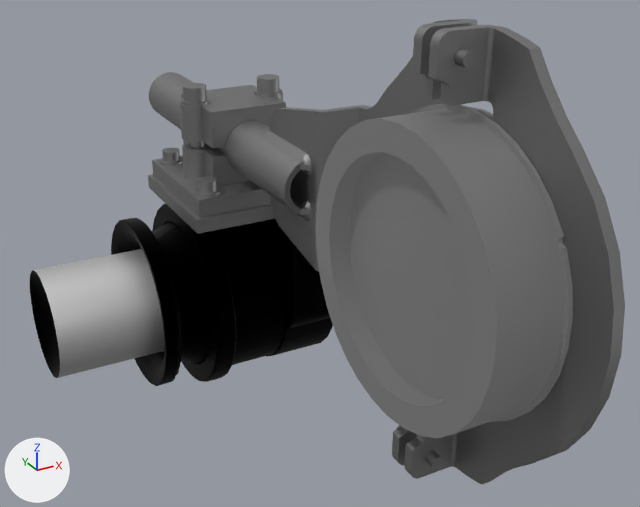
Renders of the COLLADA model kuka_iontec_support/meshes/kr50_r2100/visual/link_6.dae from each side of a commit.
One viewpoint serves both versions: a camera (50 mm lens) standing at (1.18, -0.259, 1.663) and looking at (1.375, 0.094, 1.486). Arrows for +X, +Y and +Z are at lower left; the lights stay in place. The first picture is the older version. Where no turn or scale is listed for an object, it has been applied to the vertices.

Objects in the first picture: 'link_6', 'link_6_es', 'link_6_es.251', 'link_6_rod'.
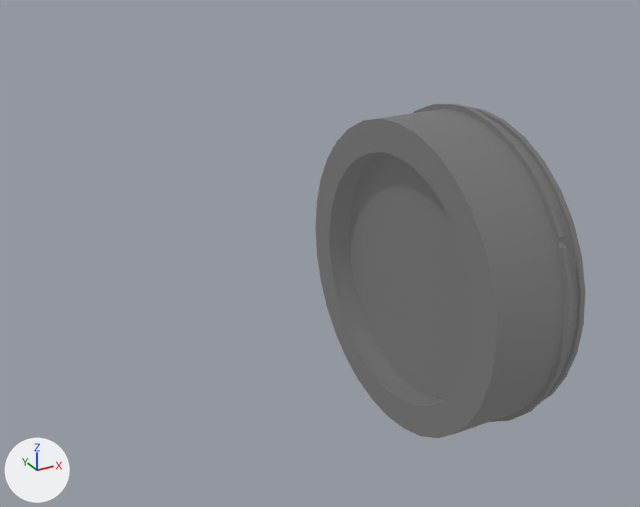
Where the change shows, as pixel boxes [x1, y1, x2, y2] in the pictures (640 x 507 px):
'link_6_es.251', deleted
    before: [30, 155, 333, 386]
    faces in mat_mat_1_006 (black #000000): [30, 204, 333, 386]
    faces in mat_mat_4_001 (white #e7e7e7): [34, 249, 164, 378]
    faces in mat_mat_2_003 (grey #999999): [148, 155, 275, 234]
'link_6_es', deleted
    before: [314, 19, 625, 484]
'link_6_rod', deleted
    before: [149, 72, 321, 268]

The change, as a diff of the scene's bpy script:
```diff
--- a/kuka_iontec_support/meshes/kr50_r2100/visual/link_6.dae.py
+++ b/kuka_iontec_support/meshes/kr50_r2100/visual/link_6.dae.py
@@ ob_link_6_es_251 @@
-ob_link_6_es_251 = bpy.data.objects.new('link_6_es.251', me_mesh69_647)
-ob_link_6_es_251.location = (1.3843, 0.0, 1.515)
@@ ob_link_6_rod @@
-ob_link_6_rod = bpy.data.objects.new('link_6_rod', me_mesh69_608)
-ob_link_6_rod.location = (1.3843, 0.0, 1.515)
@@ ob_link_6_es @@
-ob_link_6_es = bpy.data.objects.new('link_6_es', me_mesh69_219)
-ob_link_6_es.location = (1.3843, 0.0, 1.515)
```
